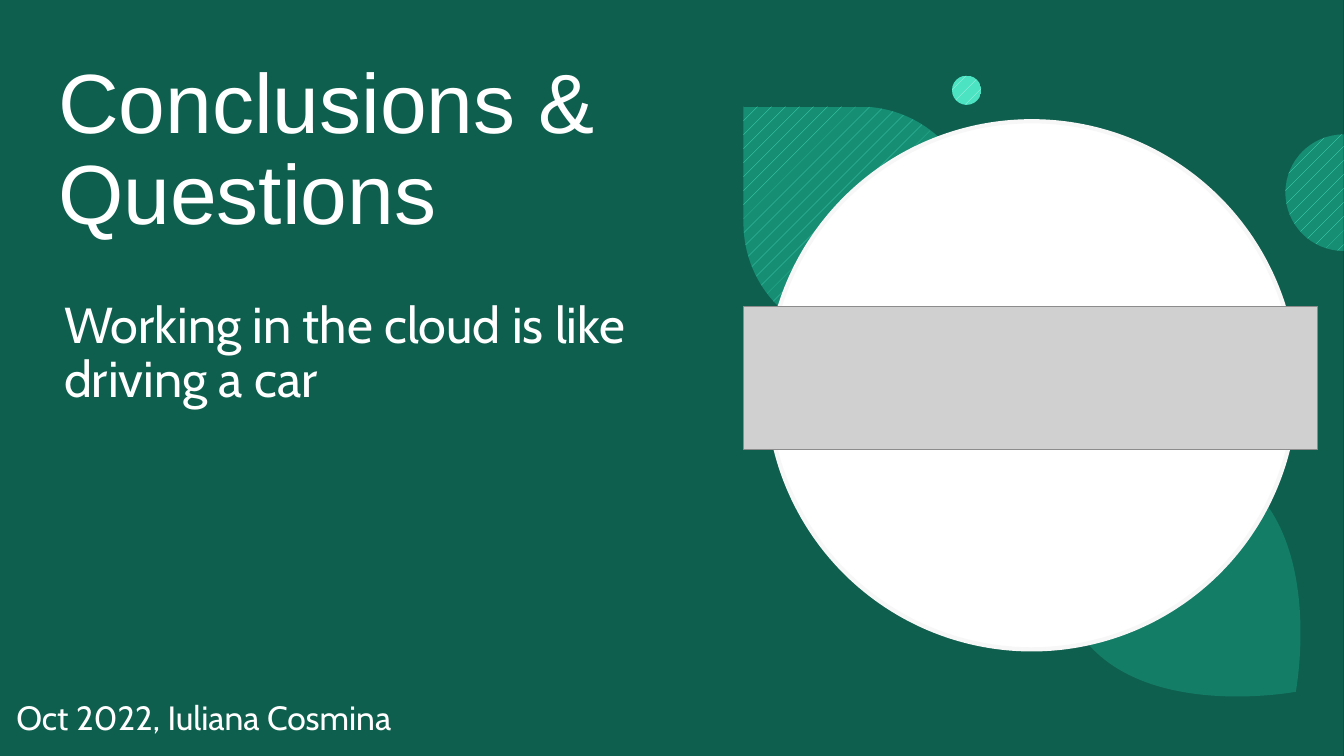
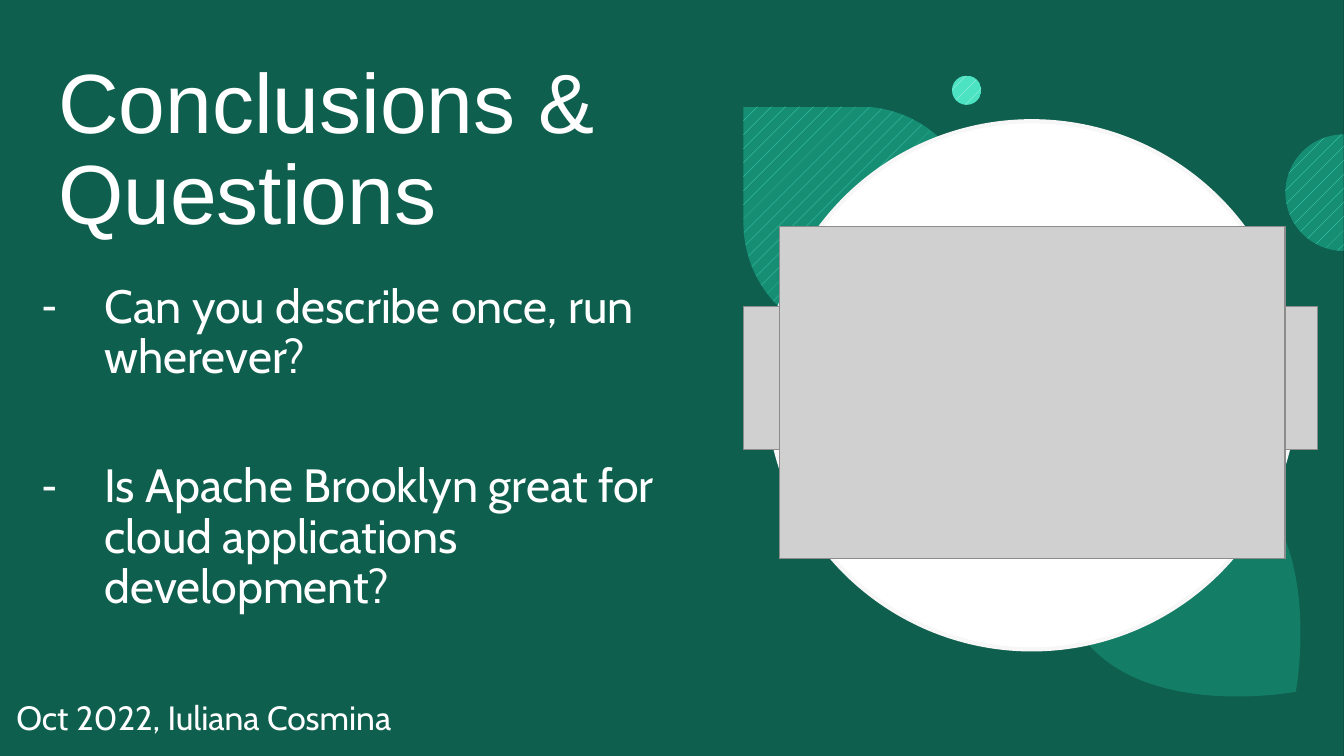
Before and after one commit to cloudsoft/java-cro, a slide deck: slide 14 of java-cro-presentation.pptx (slide 10 before the commit). Drawn at 1344x756 pixels with LibreOffice and Linux fonts; fonts in the diff are those of the drawing; grey boxes stand for pictures; background and template pictures are left out. Boxes give left, top, right and bottom in pixels: in the first picture for what was removed or moved away, otherwise in the second. Text is boxed around its words. In the diff, an @@ line names an element or a change of style, - is before the commit and + after.

```diff
--- a/java-cro-presentation.pptx
+++ b/java-cro-presentation.pptx
@@ picture added at bbox=[779, 226, 1286, 559] @@
@@ text at bbox=[105, 288, 654, 564]: text changed; size 36 to 33.3 pt @@
-Working in the cloud is like driving a car
+– Can you describe once, run wherever?
+– Is Apache Brooklyn great for cloud applications development?
```
Also in this commit, not shown: 4 other slides changed, 8 slides added, 3 slides removed, 11 other files.
